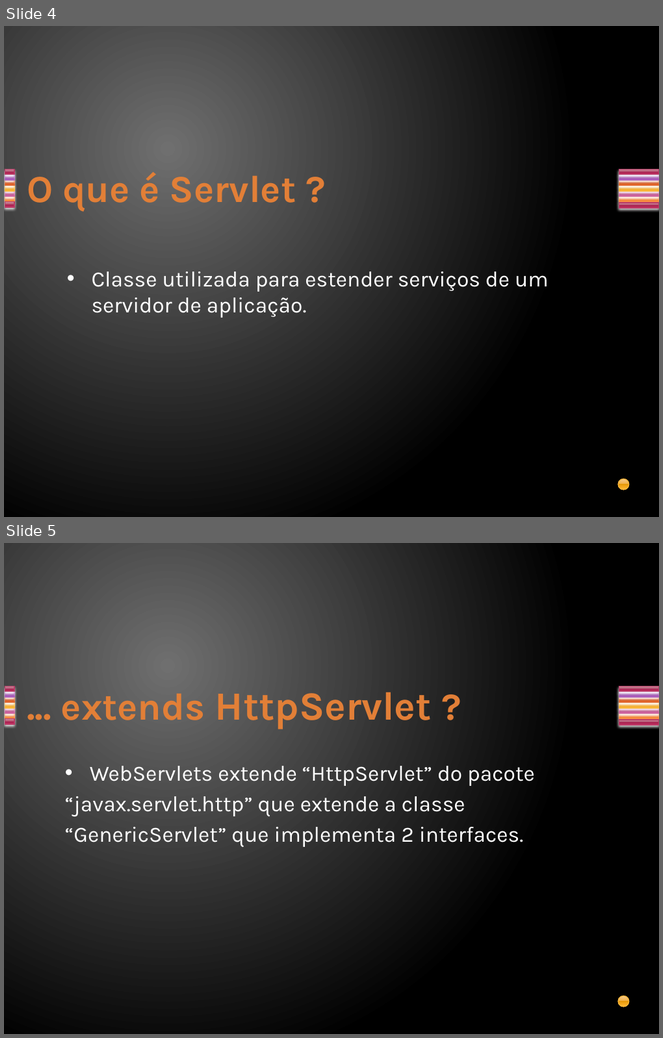
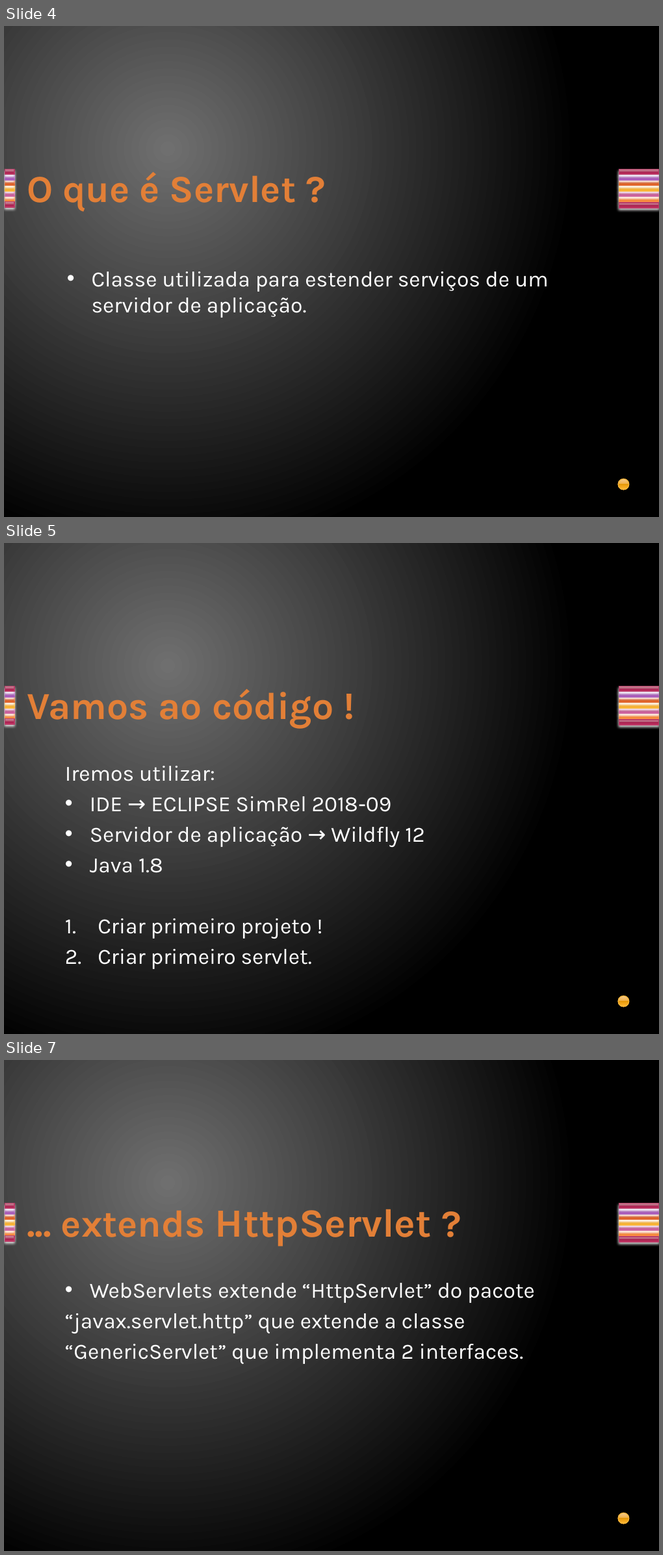
Before and after one commit to davirj9/javaAvancado, a slide deck: AulasAvancado/src/main/resources/br/com/Aula2/Servlets.pptx. Shown one above the other, each under a label of ours: slides 4 and 5 before the commit, slides 4, 5 and 7 after it; the slides between them are not shown. The pictures are 663x1038 and 663x1555 pixels, drawn with LibreOffice and Linux fonts; fonts in the diff are those of the drawing. Boxes give left, top, right and bottom in pixels: in the first picture for what was removed or moved away, otherwise in the second. Text is boxed around its words. In the diff, an @@ line names an element or a change of style, - is before the commit and + after.

```diff
--- a/AulasAvancado/src/main/resources/br/com/Aula2/Servlets.pptx
+++ b/AulasAvancado/src/main/resources/br/com/Aula2/Servlets.pptx
@@ slide 5 added at box(4, 543, 659, 1034), background gradient #707070 to #000000; not listed: 15 template elements that a slide beside it also shows @@
@@ title added at box(27, 689, 334, 729), 42 pt, text gradient #E38037 to #FA8D3D, bold @@
+Vamos ao código !
@@ text added at box(65, 766, 425, 969), 24 pt, text #FFFFFF @@
+Iremos utilizar:
+• IDE → ECLIPSE SimRel 2018‑09
+• Servidor de aplicação → Wildfly 12
+• Java 1.8
+1. Criar primeiro projeto !
+2. Criar primeiro servlet.
@@ what was slide 5 is now slide 7 @@
```
Also in this commit, not shown: 1 slide changed, 3 other slides added, 1 slide removed, 10 other files.
